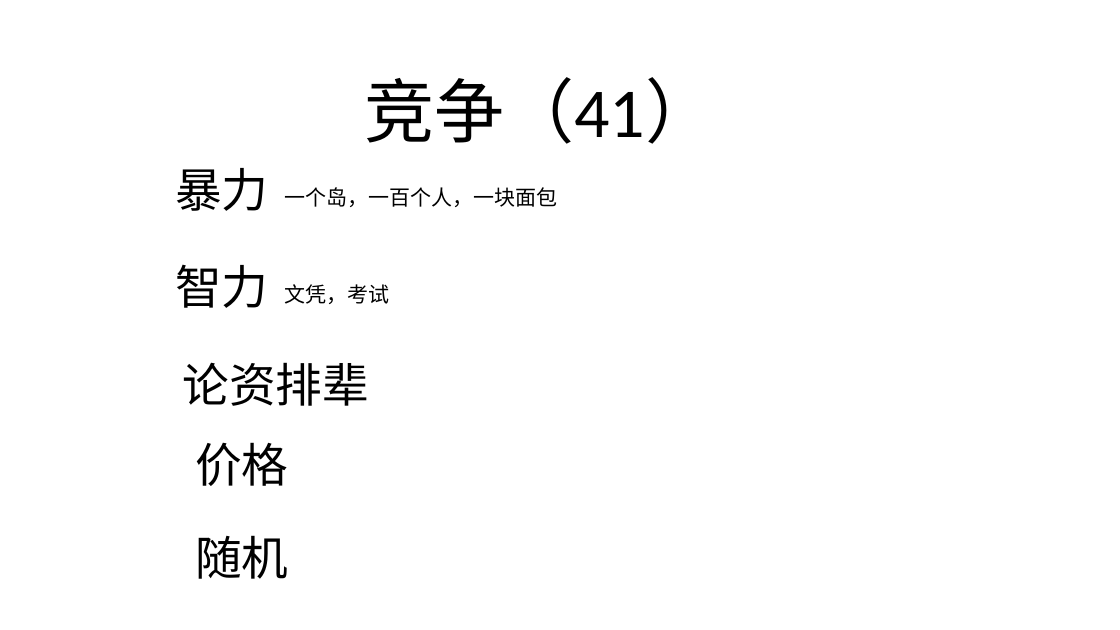
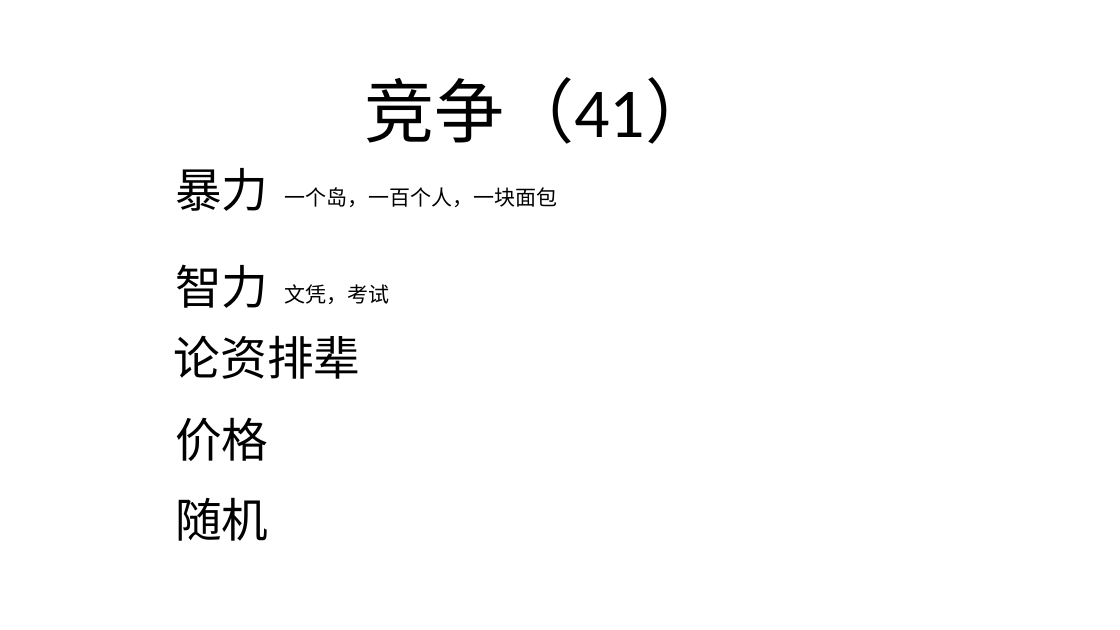
Before and after one commit to FredJiangFei/MyDocuments, a slide deck: slide 6 of 火车票/火车票.pptx (slide 5 before the commit). Drawn at 1120x630 pixels with LibreOffice and Linux fonts; fonts in the diff are those of the drawing. Boxes give left, top, right and bottom in pixels: in the first picture for what was removed or moved away, otherwise in the second. Text is boxed around its words. In the diff, an @@ line names an element or a change of style, - is before the commit and + after.

```diff
--- a/火车票/火车票.pptx
+++ b/火车票/火车票.pptx
@@ text "论资排辈": place and size @@
-text "论资排辈" at bbox=[183, 362, 370, 406]
+text "论资排辈" at bbox=[174, 335, 361, 379]
@@ text "价格": place and size @@
-text "价格" at bbox=[195, 442, 288, 486]
+text "价格" at bbox=[175, 417, 268, 461]
@@ text "随机": place and size @@
-text "随机" at bbox=[195, 535, 288, 579]
+text "随机" at bbox=[175, 497, 268, 541]
```
Also in this commit, not shown: 3 other slides changed, 8 slides added, 1 slide removed, 2 other files.
